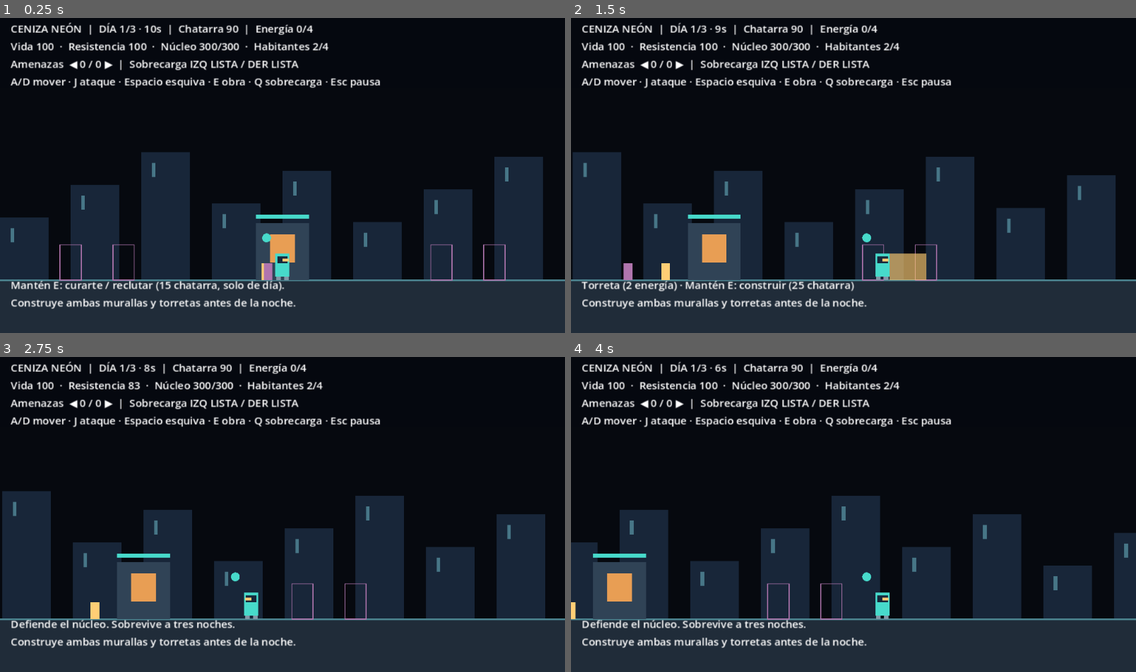
Above: before the commit, frames 1-4 (two rows, left to right).
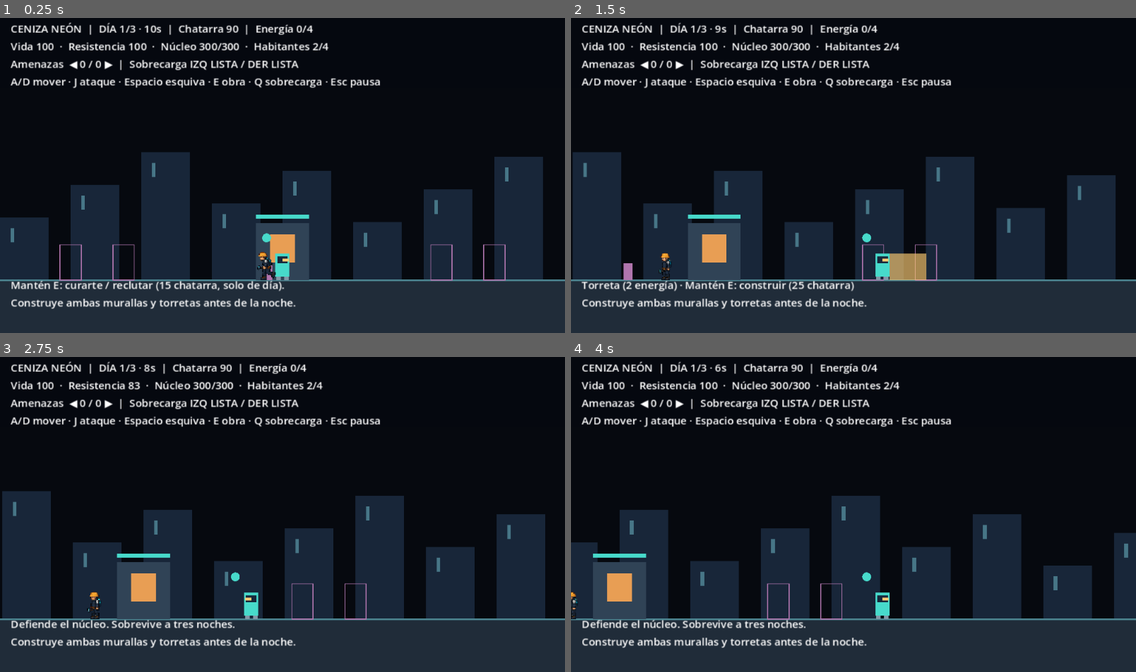
Above: after the commit, the same moments.

Repository: CarlosFloresDev/ceniza-neon
Game: Godot game, scene res://scenes/main.tscn
The game is run twice, just before and just after one commit, with the same random seed, the same clock (stepped at 60 frames per second) and the same inputs.
Inputs (mouse positions are in pixels of both pictures, inside the frame that each line leads up to):
- Up to frame 1 (0.25 s): no input
- Up to frame 2 (1.5 s): move the mouse to (977, 159) at 0.52 s; hold E (interact) 0.53-1.28 s; hold D (move_right) from 0.53 s (still down); click (977, 159) at 0.67 s; move the mouse to (740, 191) at 1.27 s; tap J (attack) at 1.35 s
- Up to frame 3 (2.75 s): tap E (interact) at 1.55 s; move the mouse to (339, 445) at 2.02 s; release D (move_right) at 2.03 s; hold A (move_left) from 2.03 s (still down); hold E (interact) from 2.03 s (still down); tap Space (dodge) at 2.1 s
- Up to frame 4 (4 s): move the mouse to (825, 577) at 2.77 s; release A (move_left) at 2.78 s; release E (interact) at 2.78 s; hold D (move_right) from 2.78 s (still down); tap E (interact) at 2.85 s; click (825, 577) at 2.92 s; move the mouse to (1023, 561) at 3.52 s; hold E (interact) from 3.53 s (still down)

The runs differ from the first frame. In frame 1, 0.2% of the frame differs, in the area x 45-49%, y 74-84%; in frame 2, 0.1%; in frame 3, 0.1%; in frame 4, less than 0.1%.

Commit message:
feat: integrar animaciones del constructor con capa visual

Diff:
--- a/scenes/constructor.tscn
+++ b/scenes/constructor.tscn
@@ -172,7 +172,7 @@
 [node name="constructor" type="Node2D" unique_id=1324901754]
 
 [node name="AnimatedSprite2D" type="AnimatedSprite2D" parent="." unique_id=1436437691]
+texture_filter = 1
+position = Vector2(0, -21)
 sprite_frames = SubResource("SpriteFrames_kn1s8")
 animation = &"reposo"
-frame = 6
-frame_progress = 0.85460275
--- a/scripts/world.gd
+++ b/scripts/world.gd
@@ -3,6 +3,7 @@
 const PLAYER_SCENE: PackedScene = preload("res://scenes/player.tscn")
 const ERRANTE_SCENE: PackedScene = preload("res://scenes/errante.tscn")
 const CORREDOR_SCENE: PackedScene = preload("res://scenes/corredor.tscn")
+const CONSTRUCTOR_SCENE: PackedScene = preload("res://scenes/constructor.tscn")
 const FLOOR_Y: float = 260.0
 @export var day_duration: float = 90.0
 @export var warning_duration: float = 10.0
@@ -96,8 +97,15 @@
 	add_child(body)
 
 func add_worker(role: String) -> void:
-	workers.append({"role": role, "x": 0.0, "job": -1, "gather": 0.0,
-		"cargo": 0, "side": -1.0 if workers.size() < 2 else 1.0})
+	var worker := {"role": role, "x": 0.0, "job": -1, "gather": 0.0,
+		"cargo": 0, "side": -1.0 if workers.size() < 2 else 1.0}
+	if role == "builder":
+		var visual := CONSTRUCTOR_SCENE.instantiate() as Node2D
+		visual.process_mode = Node.PROCESS_MODE_PAUSABLE
+		visual.position = Vector2(worker.x, FLOOR_Y)
+		add_child(visual)
+		worker["visual"] = visual
+	workers.append(worker)
 
 func _process(delta: float) -> void:
 	if Input.is_action_just_pressed("restart") and finished:
@@ -220,6 +228,24 @@
 				job.ordered = false
 				job.progress = 0.0
 				worker.job = -1
+		update_worker_visual(worker, destination)
+
+func update_worker_visual(worker: Dictionary, destination: float) -> void:
+	var visual: Node2D = worker.get("visual") as Node2D
+	if visual == null:
+		return
+	visual.position = Vector2(worker.x, FLOOR_Y)
+	var sprite: AnimatedSprite2D = visual.get_node("AnimatedSprite2D") as AnimatedSprite2D
+	var animation: StringName
+	if worker.job >= 0 and absf(worker.x - destination) < 2.0:
+		animation = &"reparar"
+	elif absf(worker.x - destination) > 0.5:
+		sprite.flip_h = destination < worker.x
+		animation = &"huir" if unsafe_at(worker.x) else &"caminar"
+	else:
+		animation = &"reposo"
+	if sprite.animation != animation or not sprite.is_playing():
+		sprite.play(animation)
 
 func unsafe_at(x: float) -> bool:
 	for enemy in get_tree().get_nodes_in_group("enemies"):
@@ -460,6 +486,8 @@
 		if site.ordered:
 			draw_rect(Rect2(x - 14, FLOOR_Y - 60, 28.0 * site.progress / 4.0, 3), Color("ffce75"))
 	for worker in workers:
+		if worker.has("visual"):
+			continue
 		var color := Color("ffce75") if worker.role == "builder" else Color("b075ae")
 		draw_rect(Rect2(worker.x - 5, FLOOR_Y - 19, 10, 19), color)
 		if worker.cargo > 0:
--- /dev/null
+++ b/tests/worker_animation_smoke.gd
@@ -0,0 +1,37 @@
+extends SceneTree
+var failures: int = 0
+var checks: int = 0
+
+func _initialize() -> void:
+	call_deferred("run_checks")
+
+func verify(condition: bool, description: String) -> void:
+	checks += 1
+	if not condition:
+		failures += 1
+		push_error(description)
+
+func run_checks() -> void:
+	var world = load("res://scenes/main.tscn").instantiate()
+	root.add_child(world)
+	world.set_process(false)
+	var builder: Dictionary = world.workers[0]
+	verify(builder.role == "builder", "El primer habitante es constructor")
+	var visual: Node2D = builder.get("visual") as Node2D
+	verify(visual != null, "El constructor tiene capa visual")
+	var sprite: AnimatedSprite2D = visual.get_node("AnimatedSprite2D") as AnimatedSprite2D
+	verify(sprite != null, "El constructor usa AnimatedSprite2D")
+	verify(sprite.position == Vector2(0, -21), "Pies anclados al suelo")
+	verify(sprite.texture_filter == CanvasItem.TEXTURE_FILTER_NEAREST, "Pixel art sin suavizado")
+	verify(sprite.sprite_frames.get_animation_names().size() == 5, "Cinco animaciones del constructor")
+	verify(not world.workers[1].has("visual"), "El recuperador conserva su representación provisional")
+	world.update_workers(0.1)
+	verify(sprite.animation == &"caminar", "Se desplaza al punto de espera")
+	world.sites[0].ordered = true
+	builder.x = world.sites[0].x
+	world.update_workers(0.1)
+	verify(sprite.animation == &"reparar", "Repara al llegar a la obra")
+	world.queue_free()
+	await process_frame
+	print("Constructor: %d comprobaciones; %d fallos" % [checks, failures])
+	quit(1 if failures > 0 else 0)
